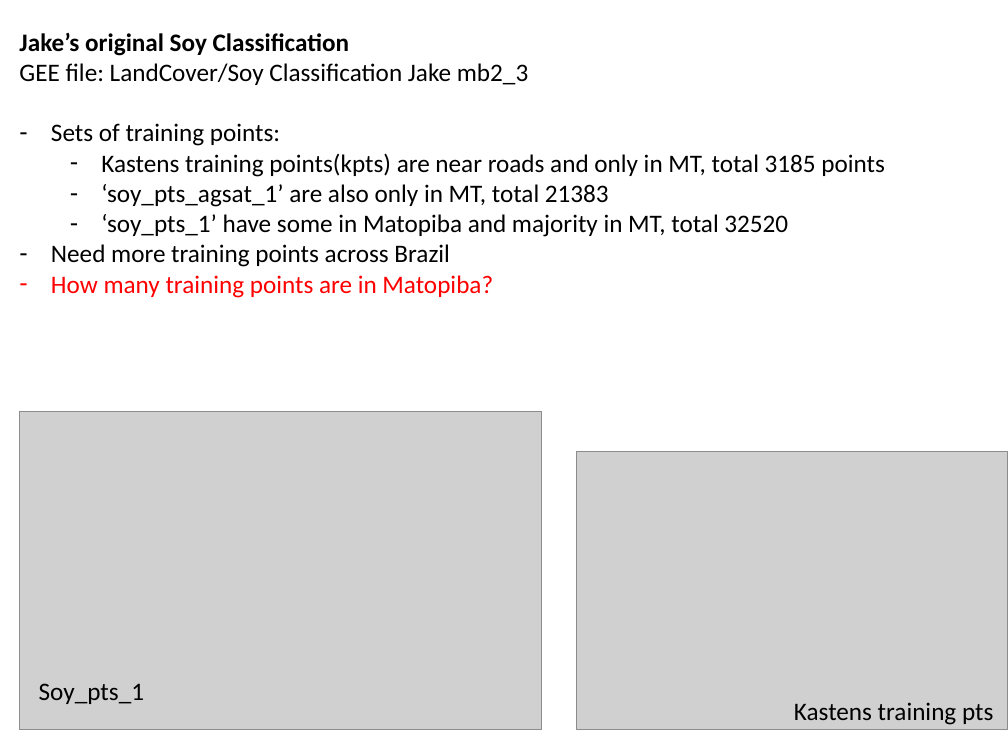
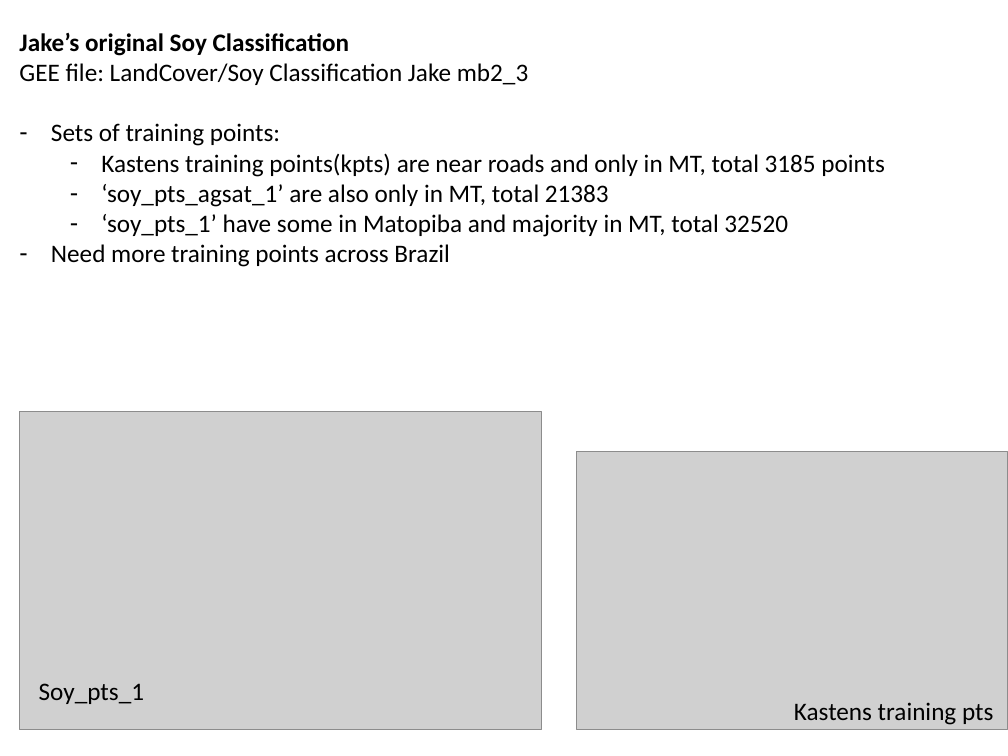
Before and after one commit to minghui-zhang/Meeting, a slide deck: slide 4 of January 19 2019.pptx. Drawn at 1008x756 pixels with LibreOffice and Linux fonts; fonts in the diff are those of the drawing; grey boxes stand for pictures. Boxes give left, top, right and bottom in pixels: in the first picture for what was removed or moved away, otherwise in the second. Text is boxed around its words. In the diff, an @@ line names an element or a change of style, - is before the commit and + after.

```diff
--- a/January 19 2019.pptx
+++ b/January 19 2019.pptx
@@ text at (51, 275, 493, 298): paragraph removed @@
-– How many training points are in Matopiba?
```
Also in this commit, not shown: 2 other slides changed.
